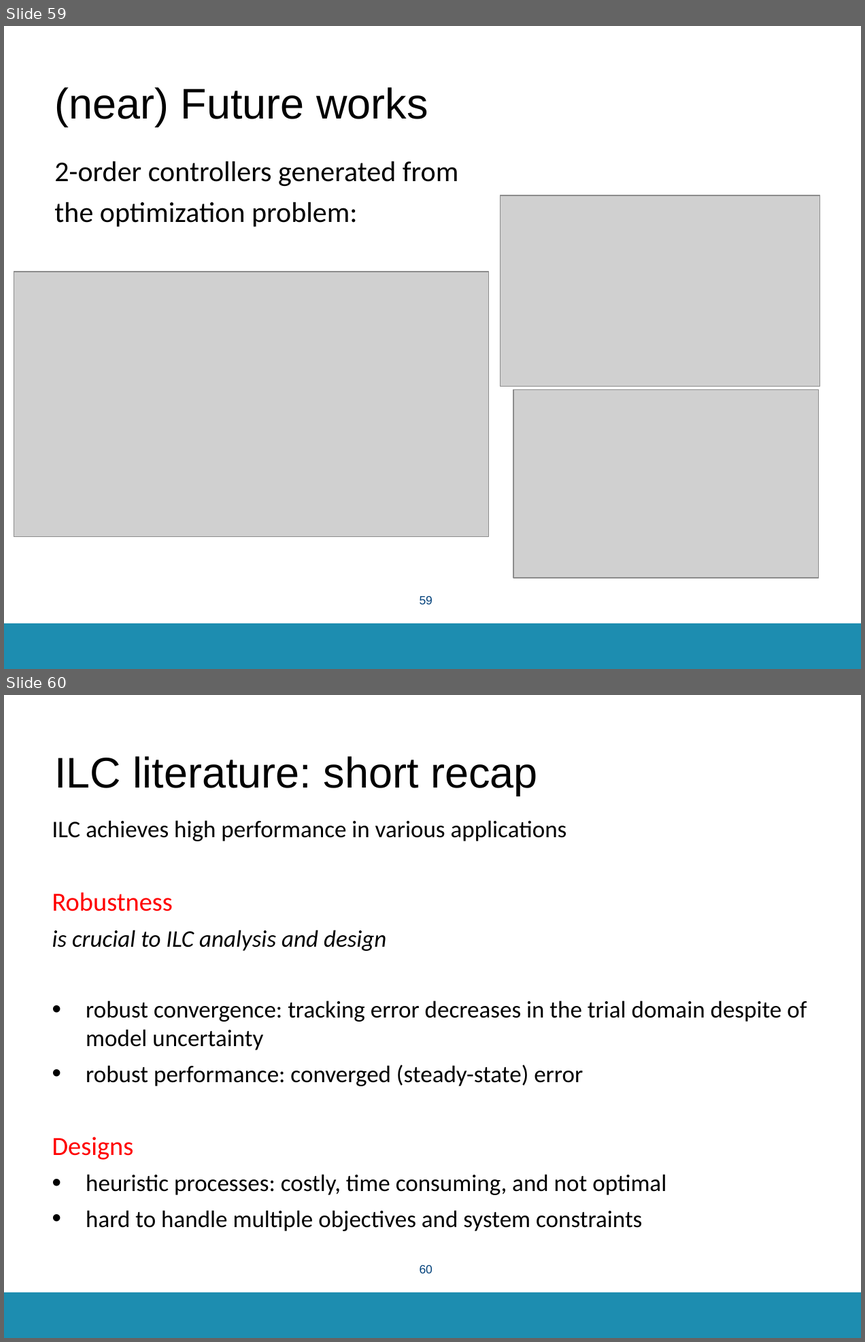
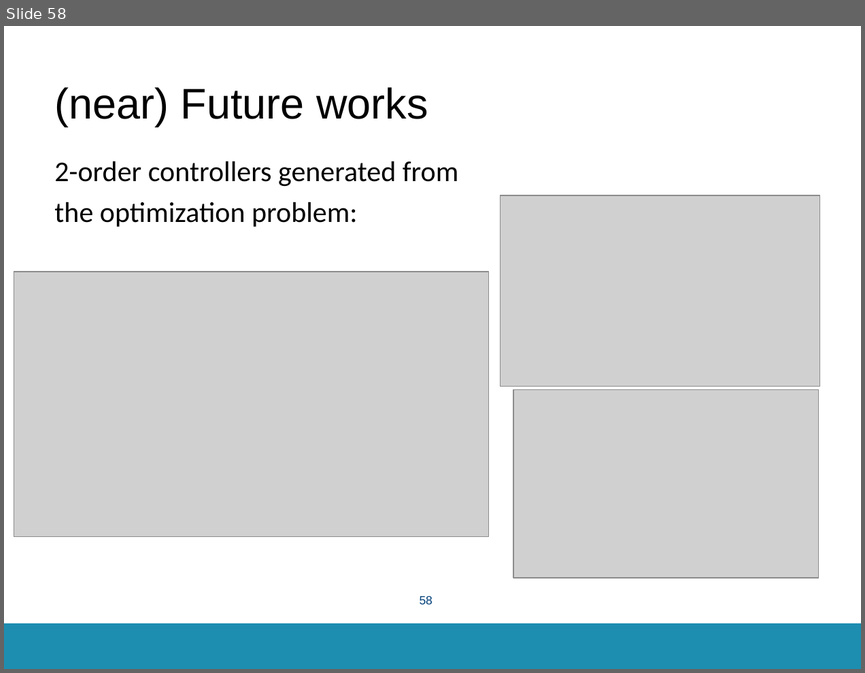
Before and after one commit to sontongsisw/tongduyson.github.io, a slide deck: PhD_general_summary.pptx. Shown one above the other, each under a label of ours: slides 59 and 60 before the commit, slide 58 after it. The pictures are 865x1342 and 865x673 pixels, drawn with LibreOffice and Linux fonts; fonts in the diff are those of the drawing; grey boxes stand for pictures; background and template pictures are left out. Boxes give left, top, right and bottom in pixels: in the first picture for what was removed or moved away, otherwise in the second. Text is boxed around its words. In the diff, an @@ line names an element or a change of style, - is before the commit and + after.

```diff
--- a/PhD_general_summary.pptx
+++ b/PhD_general_summary.pptx
@@ slide 60 removed at [4, 695, 861, 1338], background #FFFFFF; not listed: 1 template element that a slide beside it also shows @@
@@ title removed at [54, 756, 538, 795] @@
-ILC literature: short recap
@@ text removed at [52, 820, 806, 1231] @@
-ILC achieves high performance in various applications
-Robustness
-is crucial to ILC analysis and design
-• robust convergence: tracking error decreases in the trial domain despite of model uncertainty
-• robust performance: converged (steady-state) error
-Designs
-• heuristic processes: costly, time consuming, and not optimal
-• hard to handle multiple objectives and system constraints
@@ page number removed at [419, 1264, 432, 1273] @@
-60
@@ what was slide 59 is now slide 58 @@
@@ page number at [419, 595, 432, 604]: text changed @@
-59
+58
```
Also in this commit, not shown: 1 other slide removed, 1 other file.
